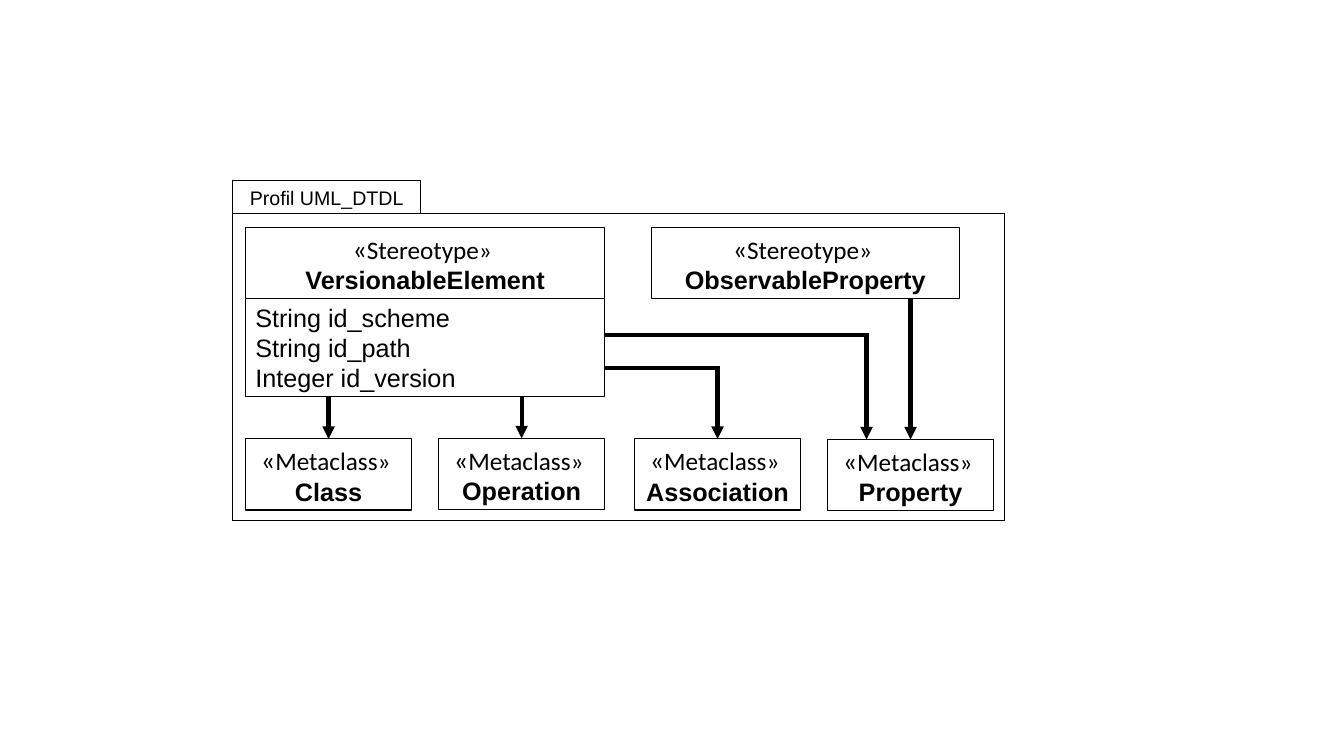
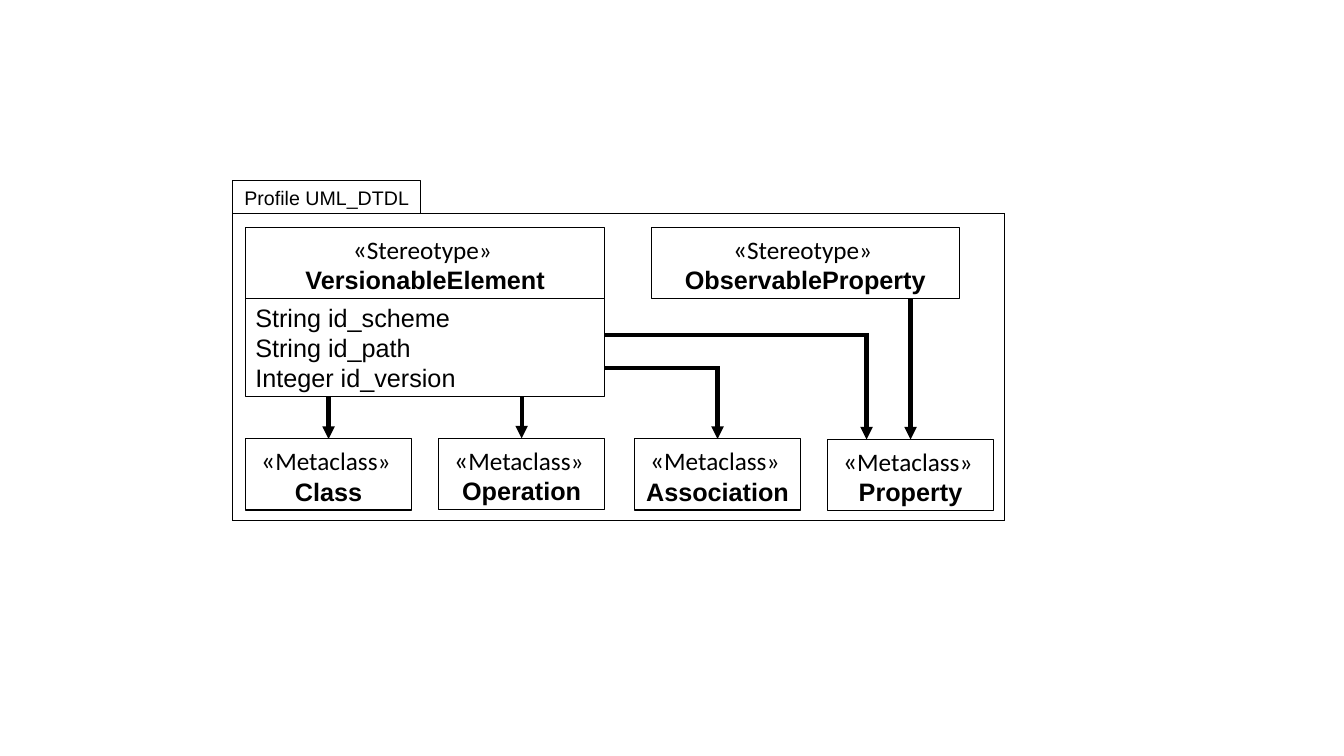
Before and after one commit to derlehner/dt_language_comparison, a slide deck: slide 11 of Figures.pptx. Drawn at 1344x756 pixels with LibreOffice and Linux fonts; fonts in the diff are those of the drawing. Boxes give left, top, right and bottom in pixels: in the first picture for what was removed or moved away, otherwise in the second. Text is boxed around its words. In the diff, an @@ line names an element or a change of style, - is before the commit and + after.

```diff
--- a/Figures.pptx
+++ b/Figures.pptx
@@ text in rectangle at box(244, 190, 409, 209): text changed @@
-Profil UML_DTDL
+Profile UML_DTDL
```
Also in this commit, not shown: 1 other slide changed, 3 other files.
